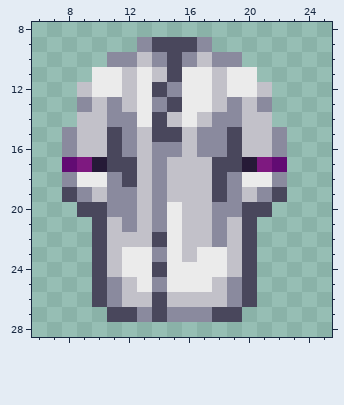
One commit to this pixel-art sprite: Resources/Textures/Clothing/OuterClothing/Coats/rndcoat.rsi/icon-open.png. The picture above is the old version.
The file is 32x32 pixels. Shown: x 6..25, y 8..28. The old version is drawn lined up with the new one.
And afterwards:
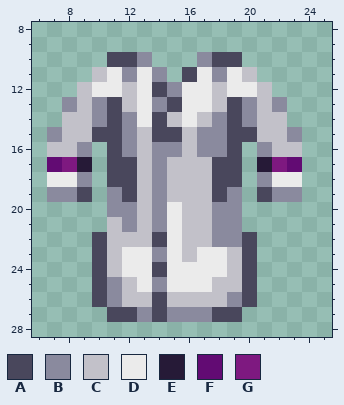
Palette (. is transparent): A #49475c  B #8a8a9e  C #c2c1c9  D #ebebeb  E #261a37  F #620b73  G #7e1980
From old to new:
whole drawing moved by +0,+1 (the old picture is shown already moved)
y 9: x 13..17 BAAAB -> .....
y 10: x 11..19 BBCBABCBB -> AAB...BAA
y 11: x 10 D -> C; x 12 C -> B; x 14..16 CAD -> B.A; x 18 C -> B; x 20 D -> C
y 13: x 8..11 .BCB -> BCBA; x 19..22 BCB. -> ABCB
y 14: x 8 . -> C; x 10..11 CB -> BA; x 19..20 BC -> AB; x 22 . -> C
y 15: x 7..8 .B -> BC; x 10 C -> A; x 20 C -> A; x 22..23 B. -> CB
y 16: x 7..10 .BCC -> CCB.; x 20..23 CCB. -> .BCC
y 17: x 7..10 .FGE -> FGE.; x 20..23 EGF. -> .EGF
y 18: x 7..11 .BDDB -> DDB.A; x 19..23 BDDB. -> A.BDD
y 19: x 7..10 .ABC -> BBA.; x 12 B -> A; x 20..23 CBA. -> .ABB
y 20: x 9..10 AA -> ..; x 20..21 AA -> ..
y 21: x 10 A -> .; x 19..20 CA -> B.
y 22: x 19 C -> B
y 25: x 19 B -> C
Changed places in both pictures, as pixel boxes (x1, y1, x2, y2):
changed: (47, 37, 302, 292)
